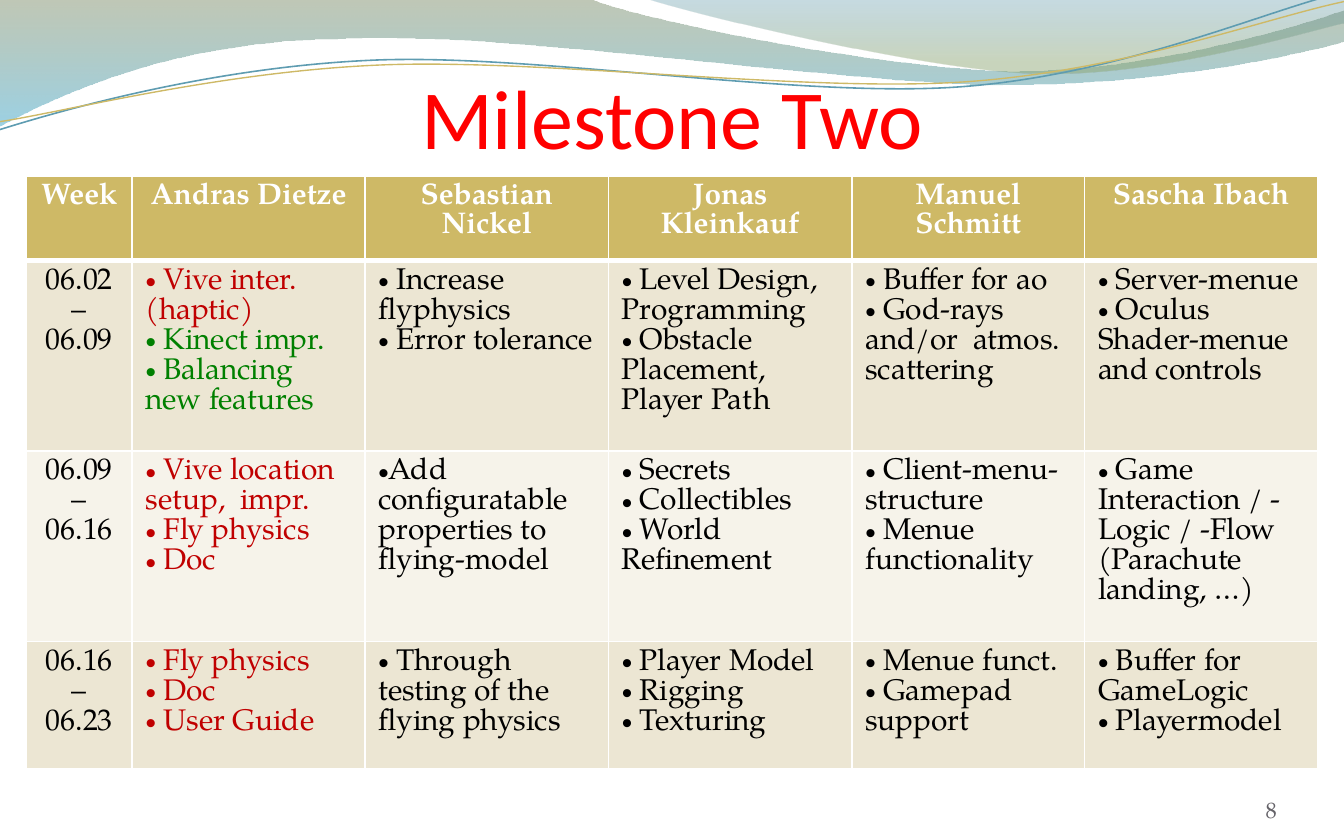
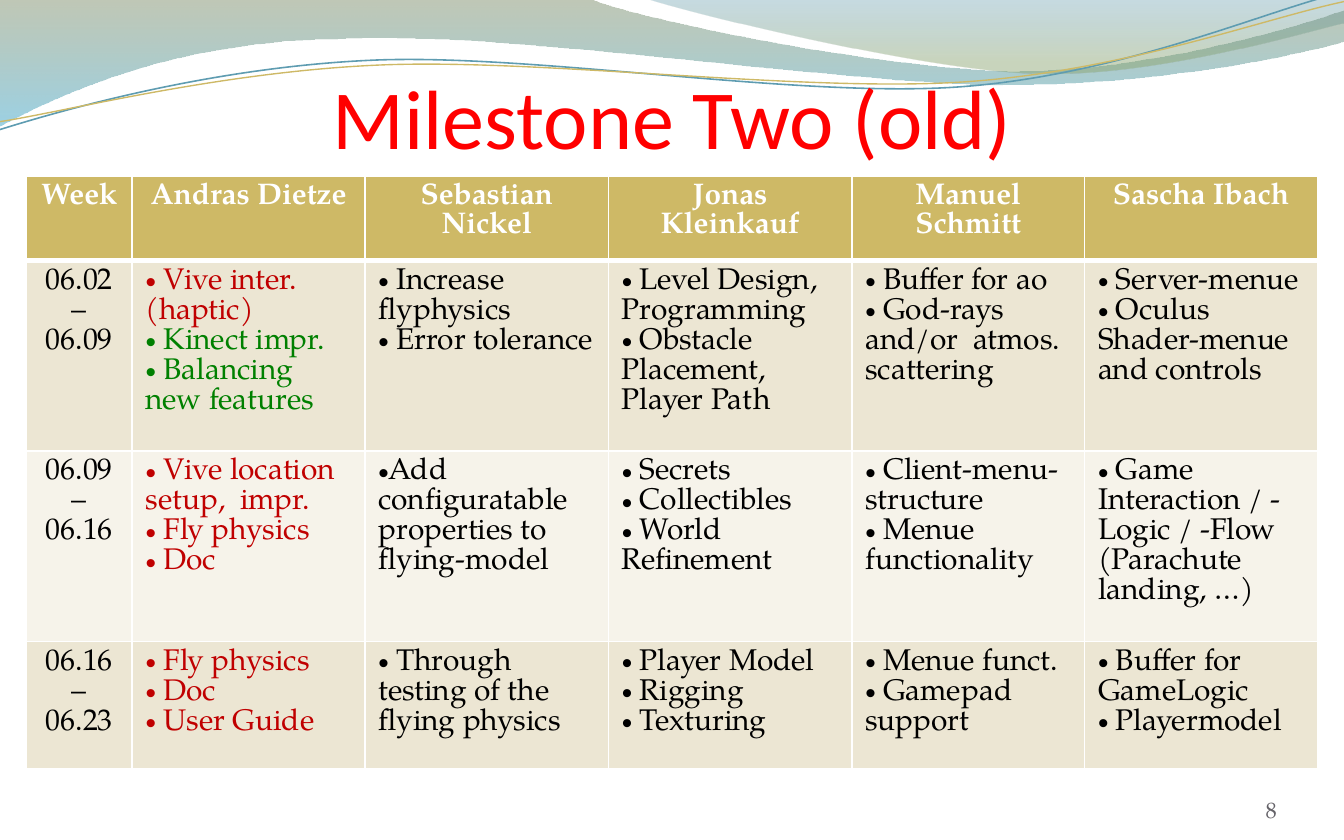
Before and after one commit to andreasdietze/Rift-WingsuitV2, a slide deck: slide 8 of Präsentationen/Zwischenpräsentation 16.06/Project proposal update 06.16 - Rift Wingsuit V2.pptx. Drawn at 1344x840 pixels with LibreOffice and Linux fonts; fonts in the diff are those of the drawing; background and template pictures are left out. Boxes give left, top, right and bottom in pixels: in the first picture for what was removed or moved away, otherwise in the second. Text is boxed around its words. In the diff, an @@ line names an element or a change of style, - is before the commit and + after.

```diff
--- a/Präsentationen/Zwischenpräsentation 16.06/Project proposal update 06.16 - Rift Wingsuit V2.pptx
+++ b/Präsentationen/Zwischenpräsentation 16.06/Project proposal update 06.16 - Rift Wingsuit V2.pptx
@@ title at bbox=[332, 79, 1012, 161]: text changed @@
-Milestone Two
+Milestone Two (old)
```
Also in this commit, not shown: 5 other slides changed.
